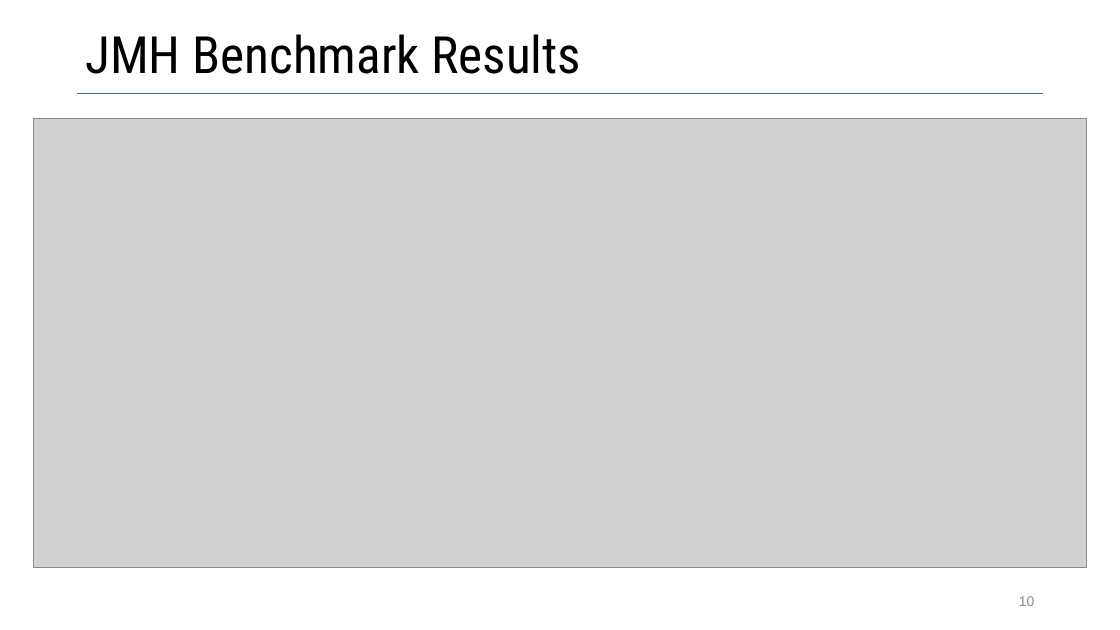
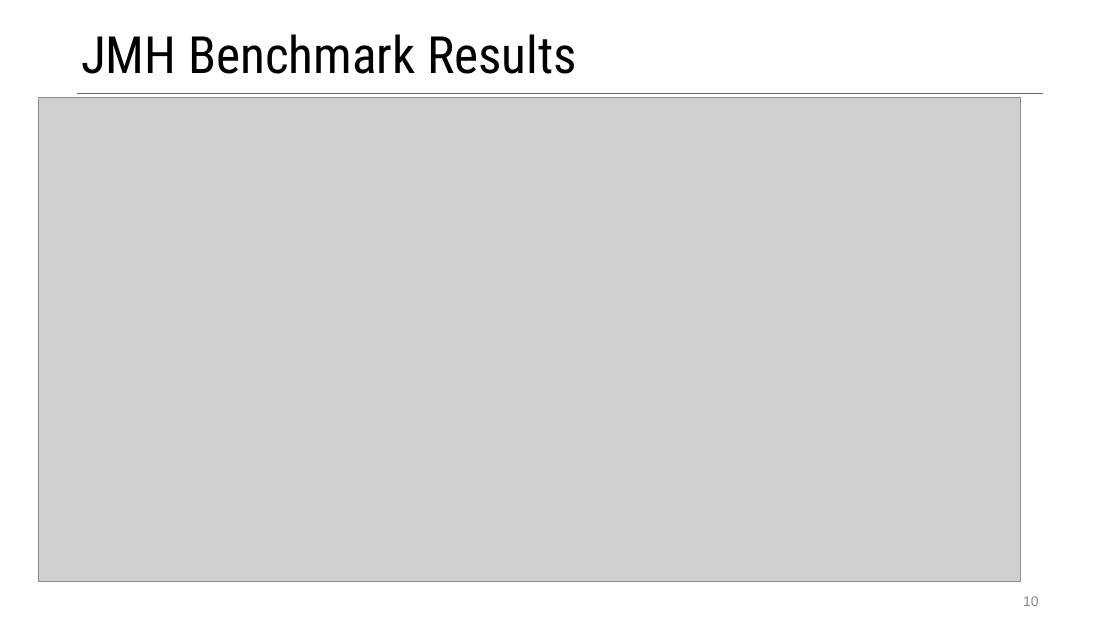
Before and after one commit to vmzakharov/refactor-to-ec, a slide deck: slide 10 of docs/RefactorToEcIntro.pptx. Drawn at 1120x630 pixels with LibreOffice and Linux fonts; fonts in the diff are those of the drawing; grey boxes stand for pictures. Boxes give left, top, right and bottom in pixels: in the first picture for what was removed or moved away, otherwise in the second. Text is boxed around its words. In the diff, an @@ line names an element or a change of style, - is before the commit and + after.

```diff
--- a/docs/RefactorToEcIntro.pptx
+++ b/docs/RefactorToEcIntro.pptx
@@ title "JMH Benchmark Results" moved from (x1=85, y1=34, x2=581, y2=74) to (x1=81, y1=34, x2=577, y2=74) @@
@@ picture resized from (x1=34, y1=118, x2=1086, y2=568) to (x1=39, y1=97, x2=1020, y2=581) @@
@@ page number at (x1=1023, y1=596, x2=1039, y2=606): text colour #8C8C8C to #888888 @@
```
Also in this commit, not shown: 8 other slides changed.
